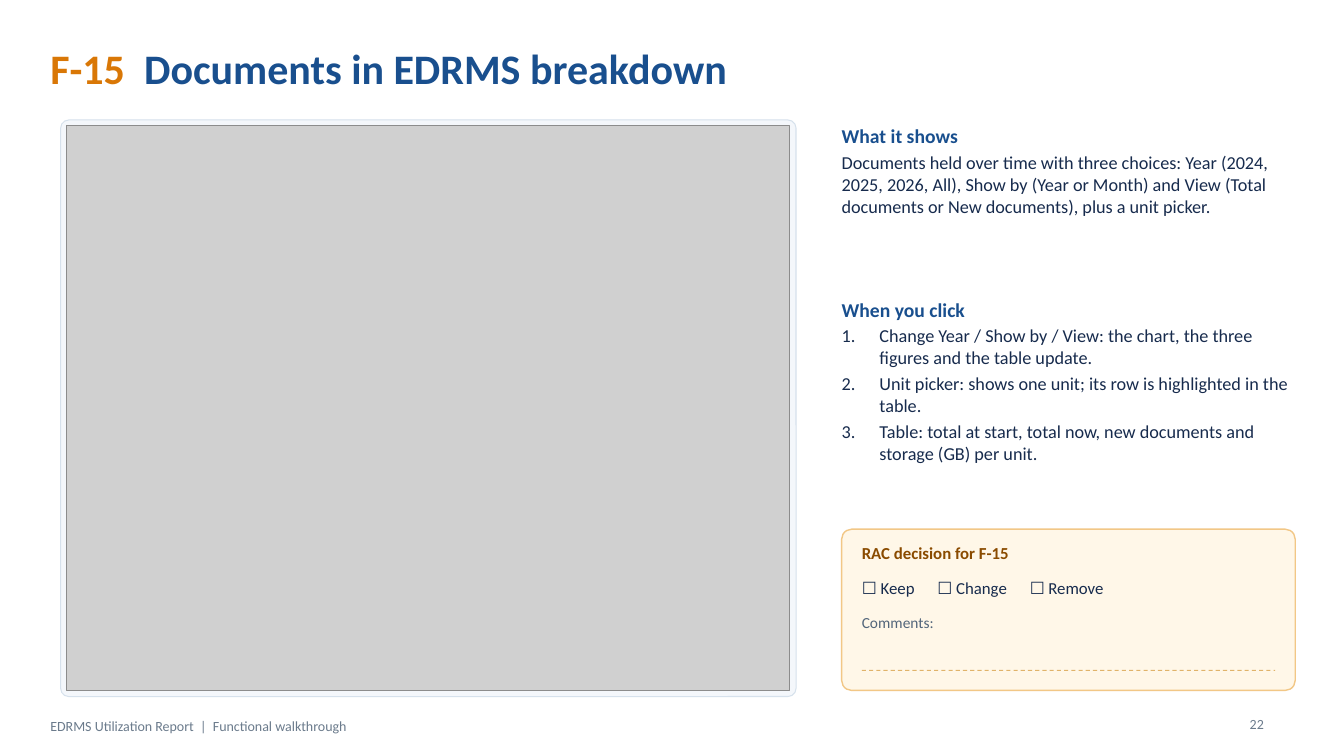
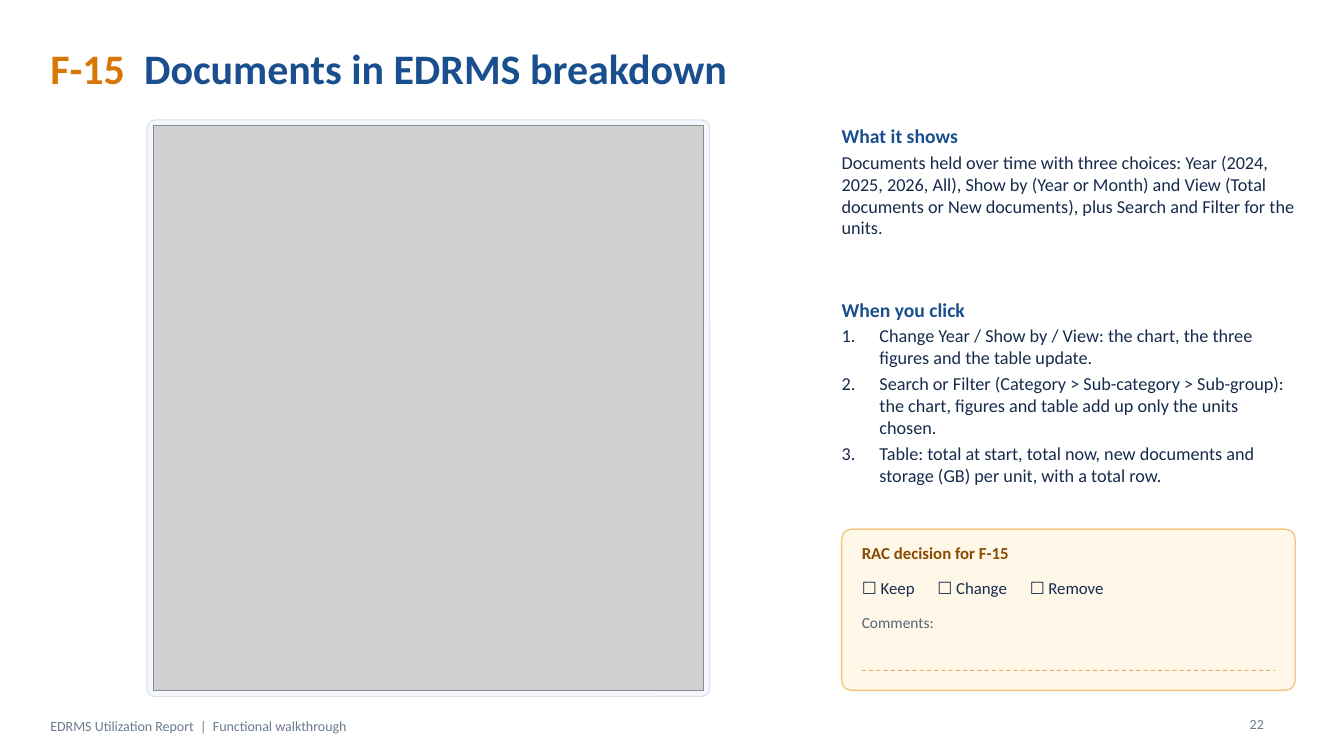
Before and after one commit to perezfiles01-droid/Jim, a slide deck: slide 22 of presentations/EDRMS_Utilization_Report_Walkthrough.pptx. Drawn at 1344x756 pixels with LibreOffice and Linux fonts; fonts in the diff are those of the drawing; grey boxes stand for pictures. Boxes give left, top, right and bottom in pixels: in the first picture for what was removed or moved away, otherwise in the second. Text is boxed around its words. In the diff, an @@ line names an element or a change of style, - is before the commit and + after.

```diff
--- a/presentations/EDRMS_Utilization_Report_Walkthrough.pptx
+++ b/presentations/EDRMS_Utilization_Report_Walkthrough.pptx
@@ rounded rectangle: place and size @@
-rounded rectangle at <box>60,120,797,697</box>
+rounded rectangle at <box>147,120,710,697</box>
@@ picture: place and size @@
-picture at <box>67,126,790,691</box>
+picture at <box>153,126,704,691</box>
@@ text at <box>842,156,1294,234</box>: text changed @@
-Documents held over time with three choices: Year (2024, 2025, 2026, All), Show by (Year or Month) and View (Total documents or New documents), plus a unit picker.
+Documents held over time with three choices: Year (2024, 2025, 2026, All), Show by (Year or Month) and View (Total documents or New documents), plus Search and Filter for the units.
@@ text at <box>879,377,1284,485</box>: text changed @@
-2. Unit picker: shows one unit; its row is highlighted in the table.
-3. Table: total at start, total now, new documents and storage (GB) per unit.
+2. Search or Filter (Category > Sub-category > Sub-group): the chart, figures and table add up only the units chosen.
+3. Table: total at start, total now, new documents and storage (GB) per unit, with a total row.
```
Also in this commit, not shown: 4 other slides changed, 14 other files.
